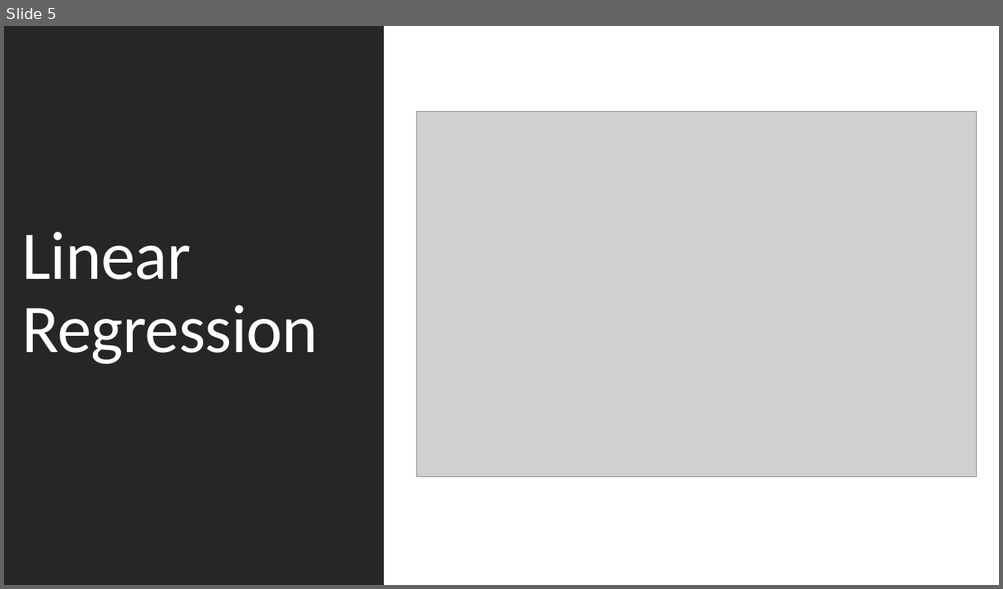
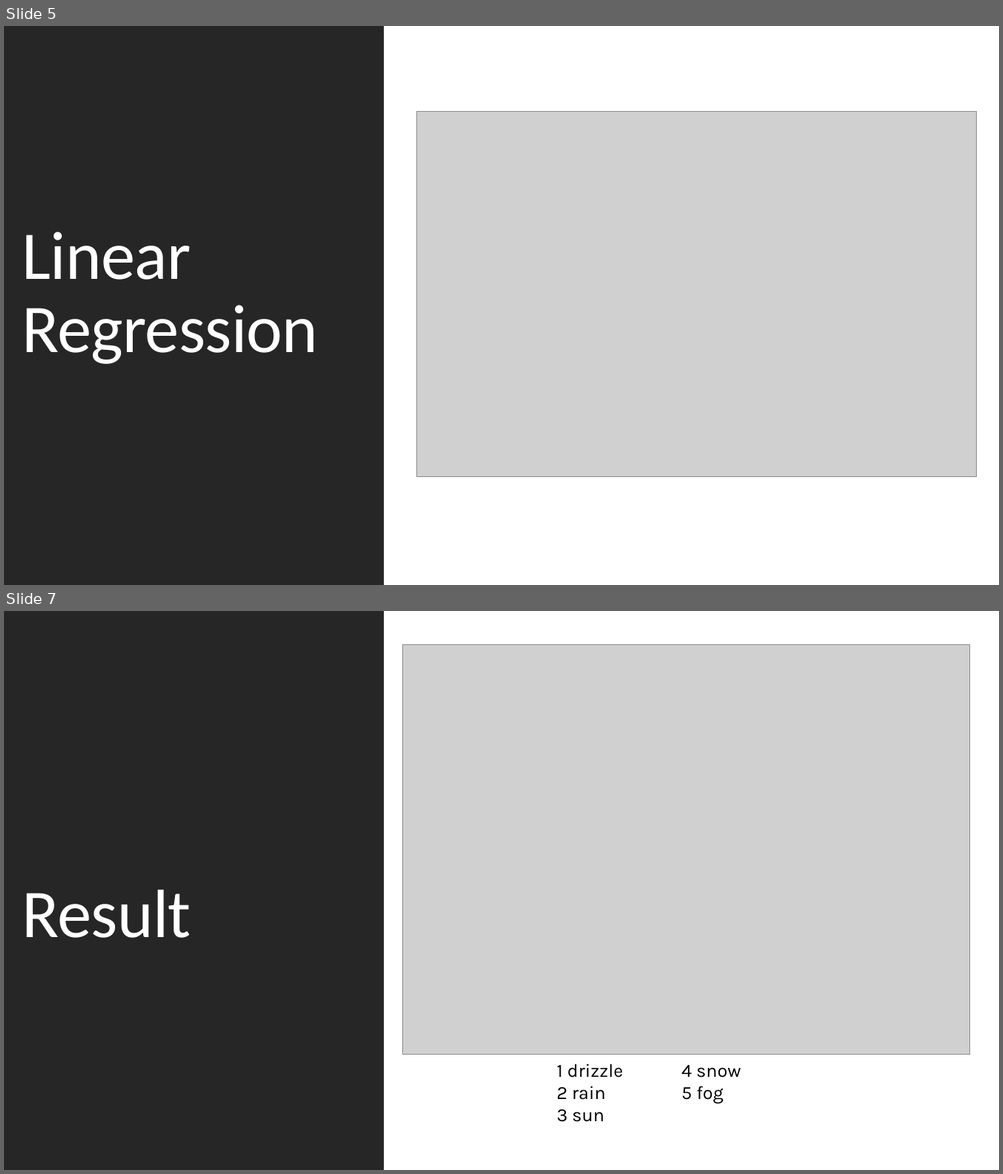
Before and after one commit to chakree254/ProjectML, a slide deck: การทำนายสภาพอากาศด้วย Linear Regression.pptx. Shown one above the other, each under a label of ours: slide 5 before the commit, slides 5 and 7 after it; the slides between them are not shown. The pictures are 1003x589 and 1003x1174 pixels, drawn with LibreOffice and Linux fonts; fonts in the diff are those of the drawing; grey boxes stand for pictures. Boxes give left, top, right and bottom in pixels: in the first picture for what was removed or moved away, otherwise in the second. Text is boxed around its words. In the diff, an @@ line names an element or a change of style, - is before the commit and + after.

```diff
--- a/การทำนายสภาพอากาศด้วย Linear Regression.pptx
+++ b/การทำนายสภาพอากาศด้วย Linear Regression.pptx
@@ slide 7 added at <box>4,611,999,1170</box>, background #FFFFFF; not listed: 1 template element that a slide beside it also shows @@
@@ picture added at <box>403,644,970,1055</box> @@
@@ title added at <box>22,890,191,938</box>, 66 pt, text #FFFFFF @@
+Result
@@ text added at <box>557,1064,623,1122</box>, 18 pt, text #000000 @@
+1 drizzle
+2 rain
+3 sun
@@ text added at <box>681,1065,740,1104</box>, 18 pt, text #000000 @@
+4 snow
+5 fog
```
Also in this commit, not shown: 2 slides changed, 3 slides removed, 1 other file.
